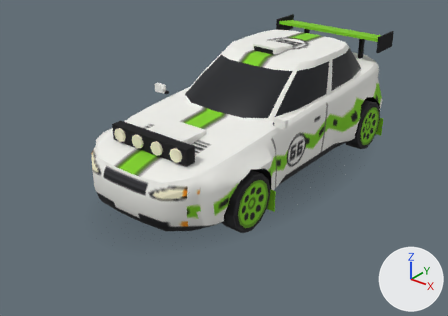
The glTF model modelos/terral.glb, before and after one commit.
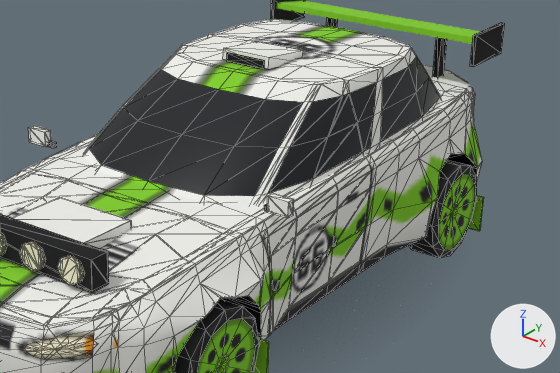
Each version appears first whole from a camera (50 mm lens) standing at (4.01, -5.57, 3.38) and looking at (-0.09, -0.44, 0.2), and next in a close-up on the part from 31% to 94% of the width and 6% to 66% of the height. Lighting does not change. The marker at lower right points along +X, +Y and +Z. The first two pictures are the older version. The close-ups show mesh edges as thin lines. Where no turn or scale is listed for an object, it has been applied to the vertices. Vertices at exactly the same position are counted once.

The first close-up shows 'Capo_malha', 'Carroceria', 'Farol', 'Porta_D_malha', 'Porta_E_malha', 'Roda_DE', 'Roda_TE', 'Tampa_malha'.
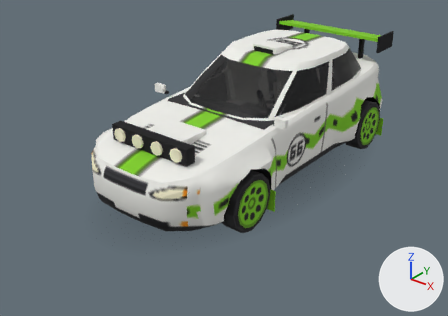
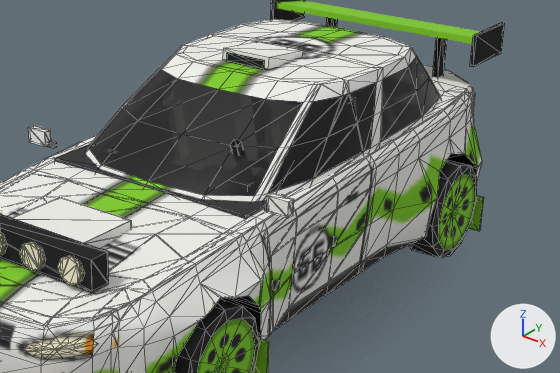
The change, as JSON lines over the scene's bpy script:
```json
{"op": "add", "block": "mat_banco", "code": ["mat_banco = principled_material('Banco')", "mat_banco.base_color = (0.893, 0.873, 0.813)  # white #f3f0e9", "mat_banco.roughness = 1.0"]}
{"op": "add", "block": "mat_forro", "code": ["mat_forro = principled_material('Forro')", "mat_forro.base_color = (0.029, 0.029, 0.0323)  # dark grey #303032", "mat_forro.roughness = 1.0"]}
{"block": "me_interior", "where": "# used by ob_interior; location = (0.0, 0.0, 0.0)"}
{"op": "remove", "block": "me_interior", "code": "me_interior.from_pydata(...)  # 24 vertices, 36 faces; spans x -0.7..0.7, y -1.75..1.11, z 0.3..1.2"}
{"op": "remove", "block": "me_interior", "code": "me_interior.materials.append(mat_caixa)  # black #101013"}
{"op": "add", "block": "me_interior", "code": "me_interior.from_pydata(...)  # 410 vertices, 576 faces; spans x -0.74..0.74, y -1.75..1.89, z 0.27..1.28"}
{"block": "me_interior", "change": "me_interior part 1: a new loose piece, a box spanning x -0.67..0.67, y -0.75..-0.39, z 0.62..0.89, in mat_forro (dark grey #303032)"}
{"block": "me_interior", "change": "me_interior part 2: a new loose piece, a box spanning x 0.2..0.54, y -0.55..-0.41, z 0.888..0.958, in mat_forro (dark grey #303032)"}
{"block": "me_interior", "change": "me_interior part 3: 8 vertices removed from x -0.49..0.49, y 0.21..1.11, z 0.8..1.2; 272 vertices added at x -0.71..0.71, y -0.61..1.89, z 0.27..1.28"}
{"block": "me_interior", "change": "other edits to the shape of me_interior do not show in these pictures"}
{"op": "add", "block": "me_interior", "code": "me_interior.materials.append(mat_forro)  # dark grey #303032"}
{"op": "add", "block": "me_interior", "code": "me_interior.materials.append(mat_banco)  # white #f3f0e9"}
{"op": "add", "block": "me_interior", "code": "me_interior.materials.append(mat_cromo)  # light grey #b9bcc3"}
{"op": "add", "block": "me_interior", "code": "me_interior.materials.append(mat_preto)  # black #101013"}
```

What differs and where, as boxes (x1, y1, x2, y2) in the close-ups (560 x 373 px):
```json
{"object": "Interior", "change": "reshaped", "after": [55, 139, 284, 219], "on screen": "not visible before"}
{"part": 1, "of": "me_interior", "change": "added", "after": [55, 144, 284, 219]}
{"part": 2, "of": "me_interior", "change": "added", "after": [236, 182, 253, 191], "on screen": "mostly hidden"}
{"part": 3, "of": "me_interior", "change": "built on", "after": [230, 139, 282, 194], "on screen": "mostly hidden"}
```
